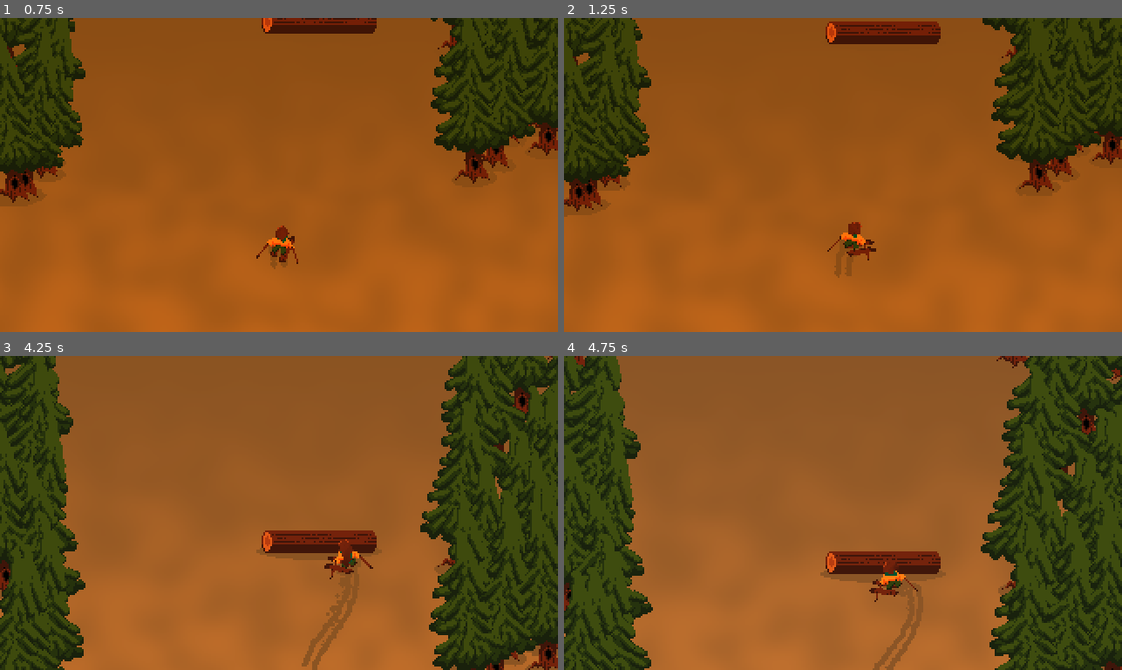
Above: before the commit, frames 1-4 (two rows, left to right).
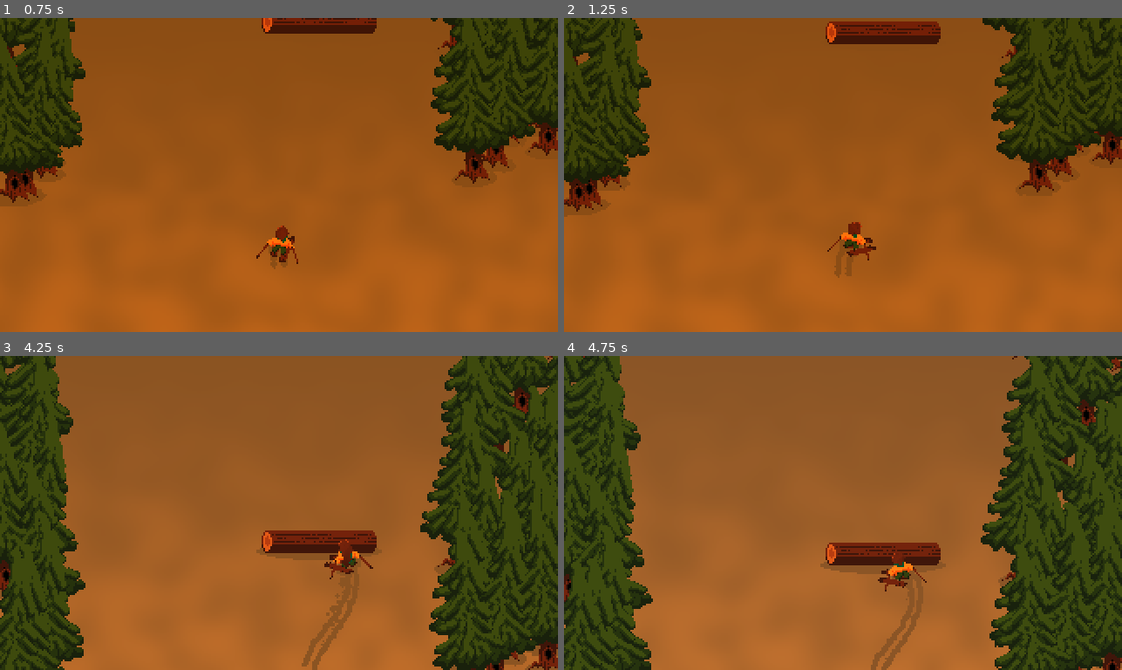
Above: after the commit, the same moments.

Repository: nemene21/Skiing-Game
Game: Godot game, scene res://scenes/game/game.tscn
Two runs of this game, one before a commit and one after it. Both use one fixed random seed, a clock stepped at 60 frames per second and the inputs below.
Inputs:
- Up to frame 1 (0.75 s): hold D (right) from 0.53 s (still down)
- Up to frame 2 (1.25 s): keep holding D (right)
- Up to frame 3 (4.25 s): release D (right) at 1.28 s; hold A (left) 1.28-2.03 s; hold D (right) 2.03-2.78 s; hold W (up) 2.78-3.53 s; hold A (left) from 3.53 s (still down)
- Up to frame 4 (4.75 s): keep holding A (left)

Frame 1 is identical in both runs. In frame 2, less than 0.1% of the frame differs, in the area x 48-56%, y 70-76%; in frame 3, less than 0.1%; in frame 4, 21%, in the area x 0-100%, y 0-100%.

Commit message:
fixed death animation

Diff:
--- a/scenes/player/player.gd
+++ b/scenes/player/player.gd
@@ -14,86 +14,110 @@
 var height := .0
 var grounded := true
 
+#region Node referances
 @onready var velocitycomp := $VelocityComponent
+@onready var collider := $CollisionShape2D
+
 @onready var skis := $Sprites/skis
 @onready var sprite := $Sprites/Sprite
 @onready var sprites := $Sprites
+
 @onready var animator := $Animator
+
+@onready var shadow := $Shadow
+
+@onready var trail1 := $Sprites/Trail
+@onready var trail2 := $Sprites/Trail2
+@onready var scarf := $Sprites/Scarf
+@onready var hair := $Sprites/Hair
+
+@onready var stick1 := $Sprites/Sprite/Stick
+@onready var stick2 := $Sprites/Sprite/Stick2
+
+@onready var speed_particles := $SpeedParticles
 @onready var break_particles1 := $BreakParticles
 @onready var break_particles2 := $BreakParticles2
-@onready var scarf := $Sprites/Scarf
-@onready var shadow := $Shadow
-@onready var trail1 := $Sprites/Trail
-@onready var trail2 := $Sprites/Trail2
-@onready var stick1 := $Sprites/Sprite/Stick
-@onready var stick2 := $Sprites/Sprite/Stick2
-@onready var speed_particles := $SpeedParticles
-@onready var collider := $CollisionShape2D
-
+#endregion
 
 func _ready() -> void:
 	velocitycomp.vel.y = -1
 	Utils.player = self
 
 func _process(delta: float) -> void:
+	# If dead, slow down and dont process...
 	if dead:
 		velocitycomp.lerp_velocity(Vector2.ZERO, 8.0)
 		return
 
+	#region Input
 	var steering_input := Input.get_axis("left", "right")
 	var is_breaking := (Input.is_action_pressed("right") and Input.is_action_pressed("left")) or Input.is_action_pressed("break")
 	var speeding := Input.is_action_pressed("up")
 
 	steering = Utils.dlerp(steering, steering_input, 8.0)
-
-	if grounded != (height == 0):
-		grounded = height == 0
-
-		if grounded:
-			land()
-
-	if (is_breaking and grounded) or is_on_ceiling():
-		velocitycomp.lerp_velocity(Vector2.ZERO, 2.0)
+	#endregion
+
+	#region Movement
+	# Update grounded variable and call landed if its landed
+	var new_grounded := height == 0
+	if grounded != (new_grounded):
+		grounded = new_grounded
+
+		if grounded: land()
+
+	# Slow down and cap on break or collision
+	if (is_breaking and grounded):
+		velocitycomp.lerp_velocity(Vector2.ZERO, 4.0)
+	elif is_on_ceiling():
+		velocitycomp.cap_velocity(max_speed * .1)
+
+	# Speed up due to slope
 	else:
 		var speedup = 1 + int(speeding) * 2
 		velocitycomp.accelerate(velocitycomp.vel.normalized() * speed * speedup)
 
+	# Gravity
 	height = max(0, height + horizontal_vel * delta)
 	horizontal_vel = Utils.dlerp(horizontal_vel, -jump_height, 6.0)
 
+	# Steering
 	direction += steering * delta * 5.0
-
-	if Input.is_action_just_pressed("up") and grounded:
-		jump()
-
-	if breaking != is_breaking:
-		breaking = is_breaking
-		animator.call(["play", "play_backwards"][int(!breaking)], "break")
-
-	skis.skew = (direction + PI*.5) * .5
-	skis.rotation = PI*.25 + direction * .5
-
-	sprite.rotation = steering * 0.25
-
-	var ski_nodes = skis.get_children()
-	ski_nodes[0].position.y = -max(steering, 0) * 3 - 4
-	ski_nodes[1].position.y =  min(steering, 0) * 3 - 4
-
-	var fast_enough = velocitycomp.vel.length() > 50
-	break_particles1.emitting = (Input.is_action_pressed("left") or breaking)  and fast_enough
-	break_particles2.emitting = (Input.is_action_pressed("right") or breaking) and fast_enough
-
 	direction = Utils.dlerp(direction, clamp(direction, -PI*.75, -PI*.25), 12.0)
 
 	if grounded:
+		# Moves the veliocity towards the steer if on ground
 		velocitycomp.vel = Utils.dlerp(
 			velocitycomp.vel,
 			velocitycomp.vel.length() * Vector2.RIGHT.rotated(direction),
 			4.0
 		)
+
+	# Jump
+	if Input.is_action_just_pressed("up") and grounded: jump()
+
+	# Play breaking animation
+	if breaking != is_breaking:
+		breaking = is_breaking
+		animator.call(["play", "play_backwards"][int(!breaking)], "break")
+
+	# Cap velocity
 	velocitycomp.cap_velocity(max_speed)
-
+	#endregion
+
+	#region Graphics Processing
+	# Skis
+	skis.skew = (direction + PI*.5) * .5
+	skis.rotation = PI*.25 + direction * .5
+
+	var ski_nodes = skis.get_children()
+	ski_nodes[0].position.y = -max(steering, 0) * 3 - 4
+	ski_nodes[1].position.y =  min(steering, 0) * 3 - 4
+
+	# Scarf
 	scarf.randomness = velocitycomp.vel.length()/max_speed * 2
+
+	# Sprite
+	sprite.rotation = steering * 0.25
 
 	sprite.scale = Utils.dlerp(
 		sprite.scale,
@@ -101,8 +125,11 @@
 		6.0
 	)
 	sprites.position.y = -height
+
+	# Shadow
 	shadow.scale = Vector2(0.484, 1.542) * (1.0 - height/32.0)
 
+	# Sticks
 	stick1.rotation_degrees = Utils.dlerp(
 		stick1.rotation_degrees,
 		lerp(-60, -80, int(speeding)),
@@ -117,11 +144,18 @@
 	)
 	stick2.scale.x = Utils.dlerp(stick2.scale.x, lerp(1.0, 0.65, float(speeding)), 10.0)
 
+	# Particles
 	var normalized_vel: Vector2 = -velocitycomp.vel.normalized()
 	speed_particles.emitting = fatal_speed()
 	speed_particles.process_material.direction = Vector3(normalized_vel.x, normalized_vel.y, .0)
 	speed_particles.amount_ratio = (velocitycomp.vel.length() / max_speed)
 
+	var fast_enough = velocitycomp.vel.length() > 50
+	break_particles1.emitting = (Input.is_action_pressed("left") or breaking)  and fast_enough
+	break_particles2.emitting = (Input.is_action_pressed("right") or breaking) and fast_enough
+	#endregion
+
+#region Vertical Movement
 func jump(strength: float = 1.0):
 	horizontal_vel = jump_height * strength
 	sprite.scale = Vector2(0.66, 1.33)
@@ -145,7 +179,9 @@
 
 	trail1.turn_on()
 	trail2.turn_on()
-
+#endregion
+
+#region Death
 func try_dying() -> bool:
 	if fatal_speed():
 		die()
@@ -153,12 +189,18 @@
 	return false
 
 func die():
-	jump(2.0)
-	animator.play("die")
+	jump(2.0); animator.play("die")
 	VfxManager.play_vfx("puddle", global_position, 0, Vector2(.5, .5), -1)
+
+	trail1.turn_off(); trail2.turn_off()
+
+	velocitycomp.vel *= 1.5
+	collider.set_deferred("disabled", true)
+
 	dead = true
-	velocitycomp.vel *= 1.5
 	speed_particles.emitting = false
+	scarf.processing = false
+	hair.processing = false
 
 func fatal_speed() -> bool:
 	return velocitycomp.vel.length() > max_speed * .7
@@ -167,6 +209,12 @@
 	if anim_name != "die":
 		return
 
+	# On death animation end
+	scarf.processing = true
+	hair.processing = true
+
 	VfxManager.play_vfx("puddle", global_position, 0, Vector2(.65, .65), -1)
 	await(get_tree().create_timer(0.2).timeout)
 	VfxManager.play_vfx("puddle", global_position, 0, Vector2(1, 1), -1)
+
+#endregion
--- a/scenes/player/player.tscn
+++ b/scenes/player/player.tscn
@@ -117,7 +117,7 @@
 "times": PackedFloat32Array(0, 0.15, 0.3),
 "transitions": PackedFloat32Array(-2, -2, -2),
 "update": 0,
-"values": [Vector2(1, 1), Vector2(1, 0.1), Vector2(1, 1)]
+"values": [Vector2(1, 1), Vector2(1, -1), Vector2(1, 1)]
 }
 tracks/1/type = "value"
 tracks/1/imported = false
